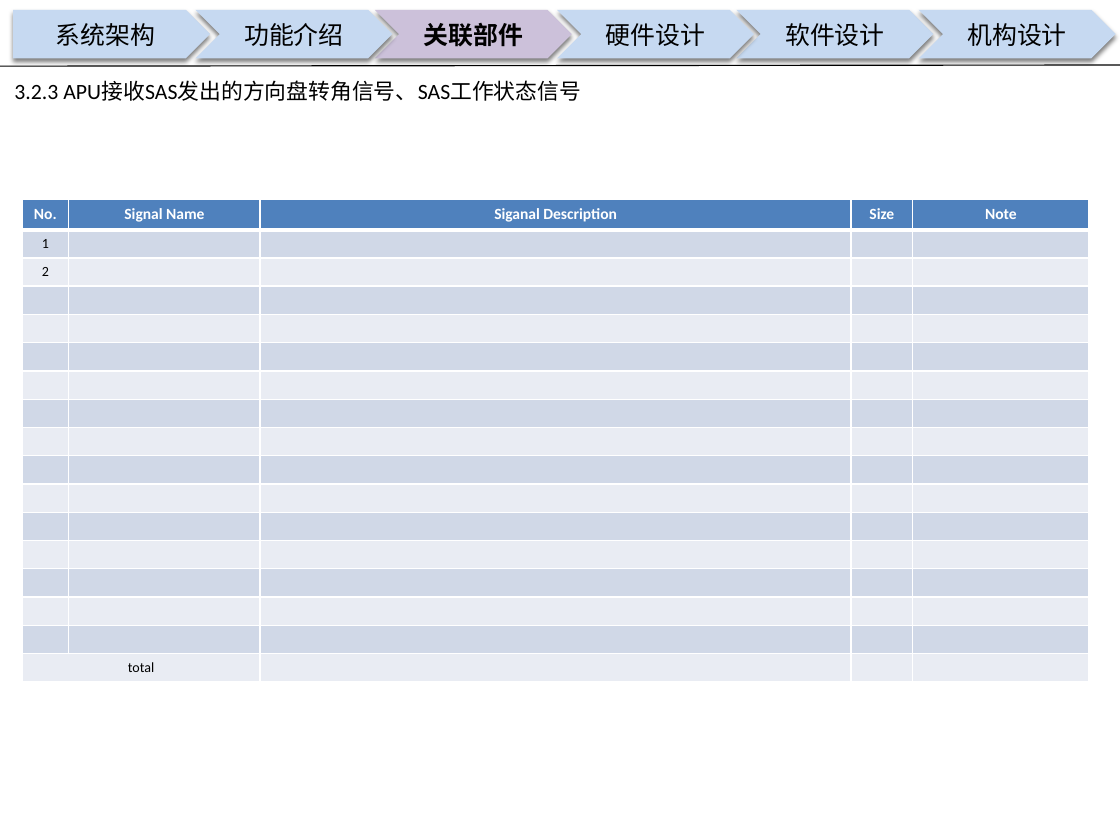
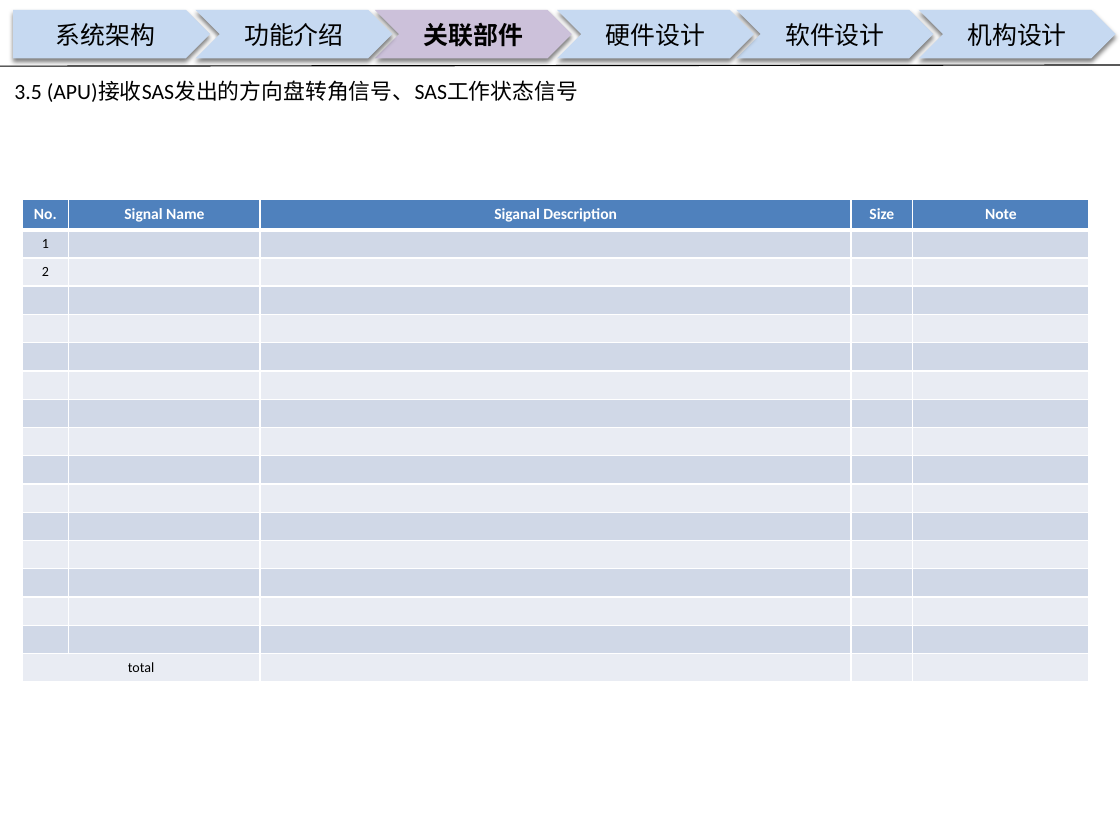
Before and after one commit to guruquan887/VAD01, a slide deck: slide 16 of 01需求分析/docs/specs/00APU设计构想书-VAD01-20180126.pptx (slide 13 before the commit). Drawn at 1120x840 pixels with LibreOffice and Linux fonts; fonts in the diff are those of the drawing; background and template pictures are left out. Boxes give left, top, right and bottom in pixels: in the first picture for what was removed or moved away, otherwise in the second. Text is boxed around its words. In the diff, an @@ line names an element or a change of style, - is before the commit and + after.

Commit message:
项目工作汇报
项目工作汇报

```diff
--- a/01需求分析/docs/specs/00APU设计构想书-VAD01-20180126.pptx
+++ b/01需求分析/docs/specs/00APU设计构想书-VAD01-20180126.pptx
@@ text at (14, 81, 578, 102): text changed @@
-3.2.3 APU接收SAS发出的方向盘转角信号、SAS工作状态信号
+3.5 (APU)接收SAS发出的方向盘转角信号、SAS工作状态信号
```
Also in this commit, not shown: 9 other slides changed, 3 slides added, 1 other file.
